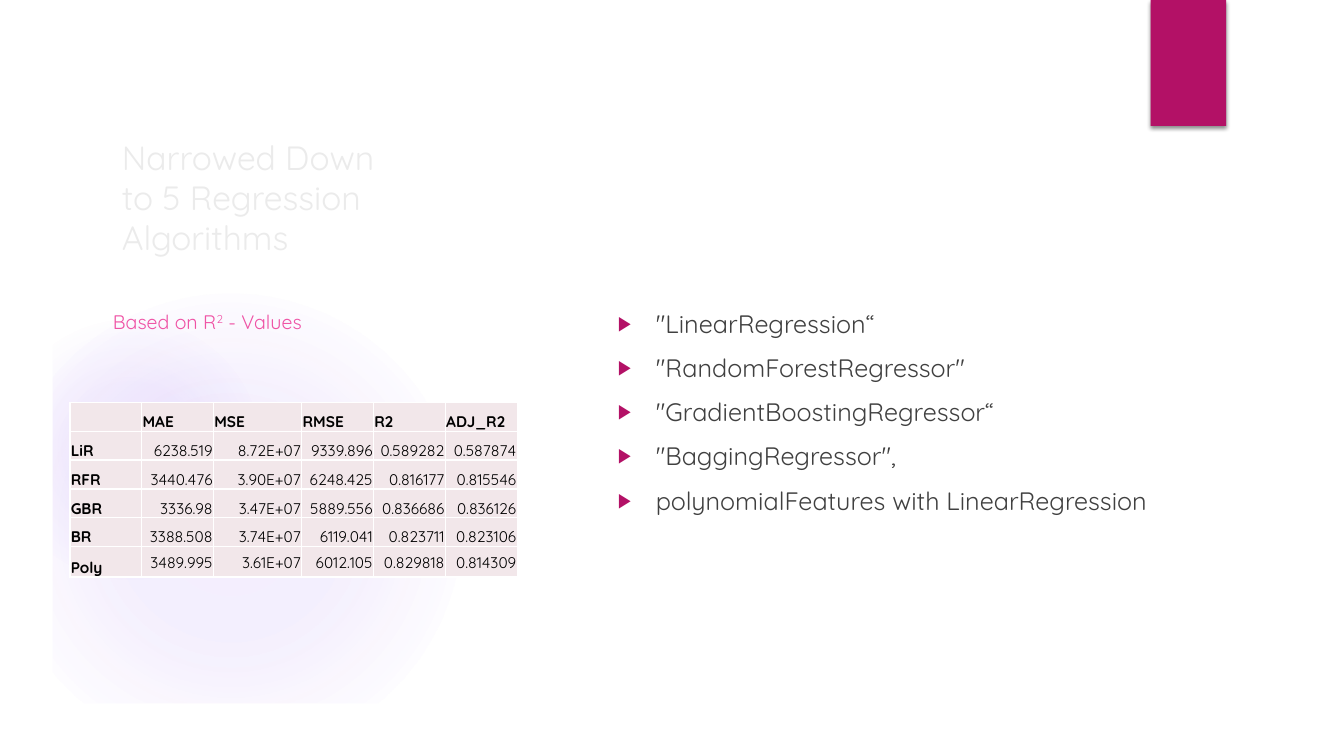
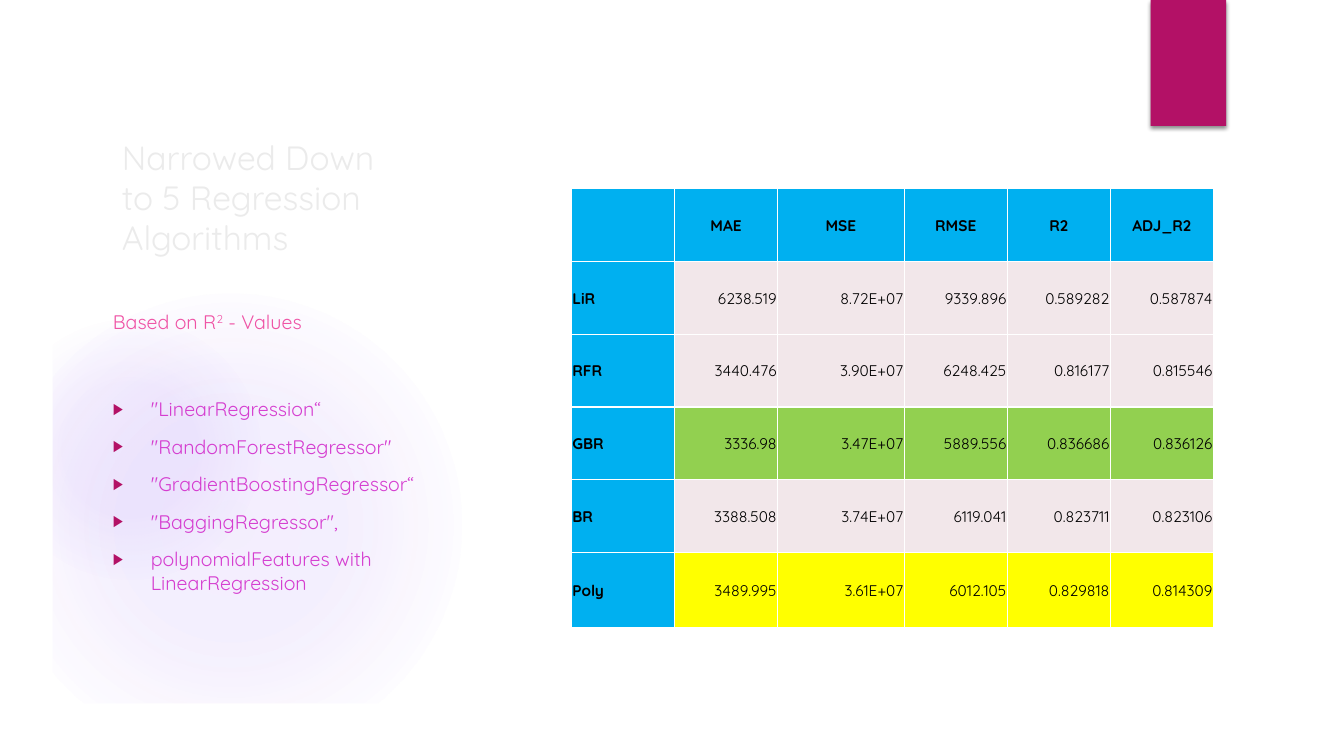
Before and after one commit to dhp6106/insaid-projects, a slide deck: slide 6 of term2/projects/CarSalesPrice/Term3-Project-ML1-Dhaval.pptx (slide 4 before the commit). Drawn at 1344x756 pixels with LibreOffice and Linux fonts; fonts in the diff are those of the drawing; background and template pictures are left out. Boxes give left, top, right and bottom in pixels: in the first picture for what was removed or moved away, otherwise in the second. Text is boxed around its words. In the diff, an @@ line names an element or a change of style, - is before the commit and + after.

```diff
--- a/term2/projects/CarSalesPrice/Term3-Project-ML1-Dhaval.pptx
+++ b/term2/projects/CarSalesPrice/Term3-Project-ML1-Dhaval.pptx
@@ table at [572,189,1213,628] @@
@@ fill #F2E7EA to #00B0F0 in 11 cells @@
@@ fill #F2E7EA to #92D050 in 5 cells @@
@@ fill #F2E7EA to #FFFF00 in 5 cells @@
@@ alignment left to centre @@
@@ table: place and size @@
-table at [70,402,516,580]
+table at [572,189,1213,628]
@@ text ""LinearRegression“": place and size @@
-text ""LinearRegression“" at [656,315,1146,515]
+text ""LinearRegression“" at [151,402,415,594]
@@ text ""LinearRegression“" at [151,402,415,594]: size 18 to 14 pt, text colour #404040 to #D53DD0 @@
```
Also in this commit, not shown: 6 other slides changed, 2 slides added, 1 other file.
